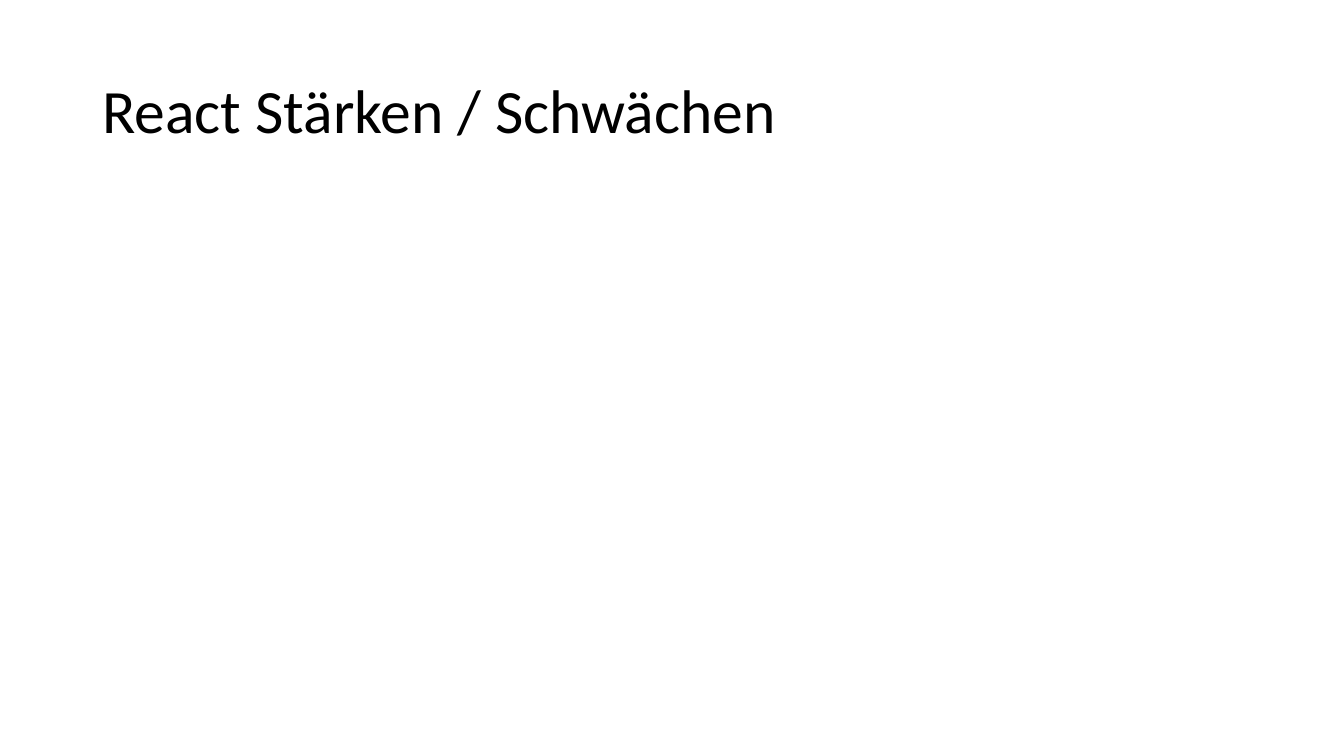
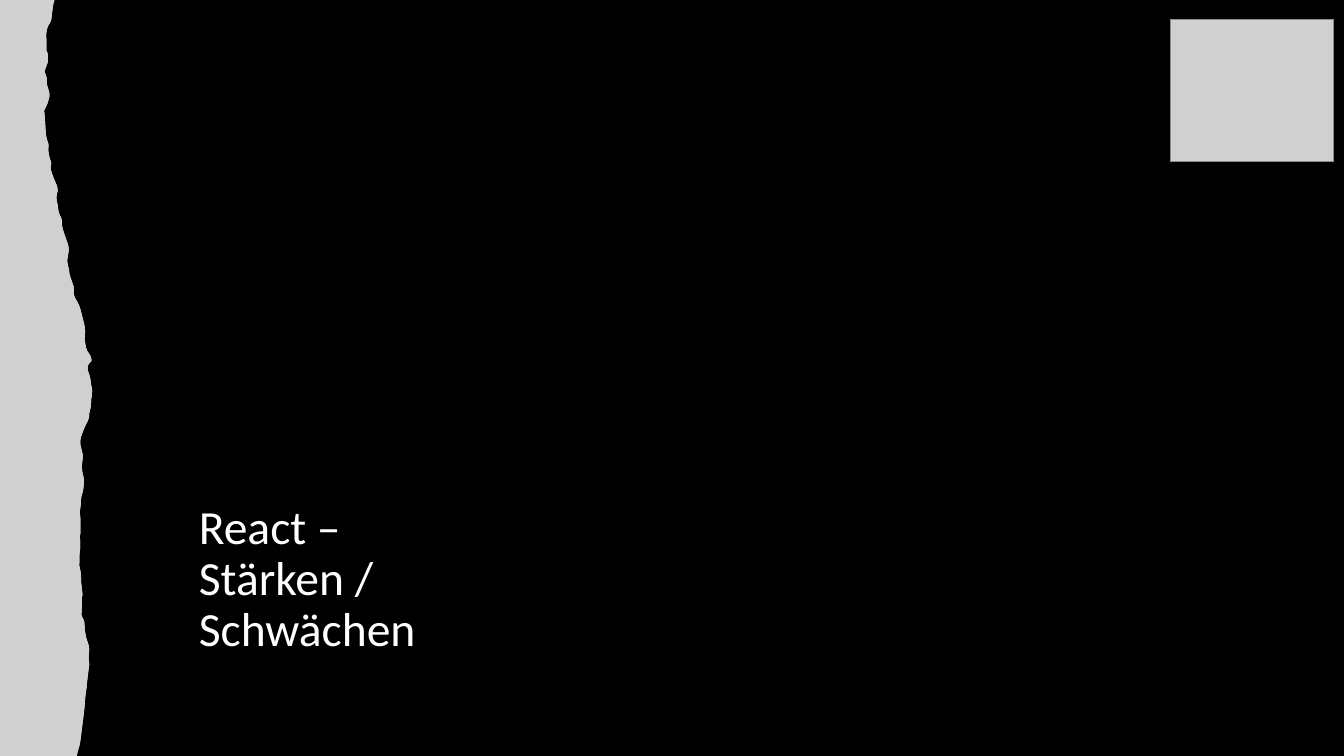
Before and after one commit to anna-staub/leiterlispiel, a slide deck: slide 9 of documents/JavaScript_Libraries/Gruppe_C_Praesentation_JSLibraries.pptx. Drawn at 1344x756 pixels with LibreOffice and Linux fonts; fonts in the diff are those of the drawing; grey boxes stand for pictures. Boxes give left, top, right and bottom in pixels: in the first picture for what was removed or moved away, otherwise in the second. Text is boxed around its words. In the diff, an @@ line names an element or a change of style, - is before the commit and + after.

```diff
--- a/documents/JavaScript_Libraries/Gruppe_C_Praesentation_JSLibraries.pptx
+++ b/documents/JavaScript_Libraries/Gruppe_C_Praesentation_JSLibraries.pptx
@@ background #FFFFFF to #000000 @@
@@ freeform shape added at [1, 0, 92, 756], fill #FFFFFF @@
@@ picture added at [1, 0, 92, 756] @@
@@ picture added at [1171, 19, 1334, 161] @@
@@ title "React – Stärken / Schwächen" at [199, 513, 415, 647]: vertical alignment middle to bottom @@
@@ title at [199, 513, 415, 647]: text changed; size 44 to 34 pt; text colour #000000 to #FFFFFF @@
-React Stärken / Schwächen
+React – Stärken / Schwächen
```
Also in this commit, not shown: 8 other slides changed, 2 slides added, 1 slide removed, 3 other files.
